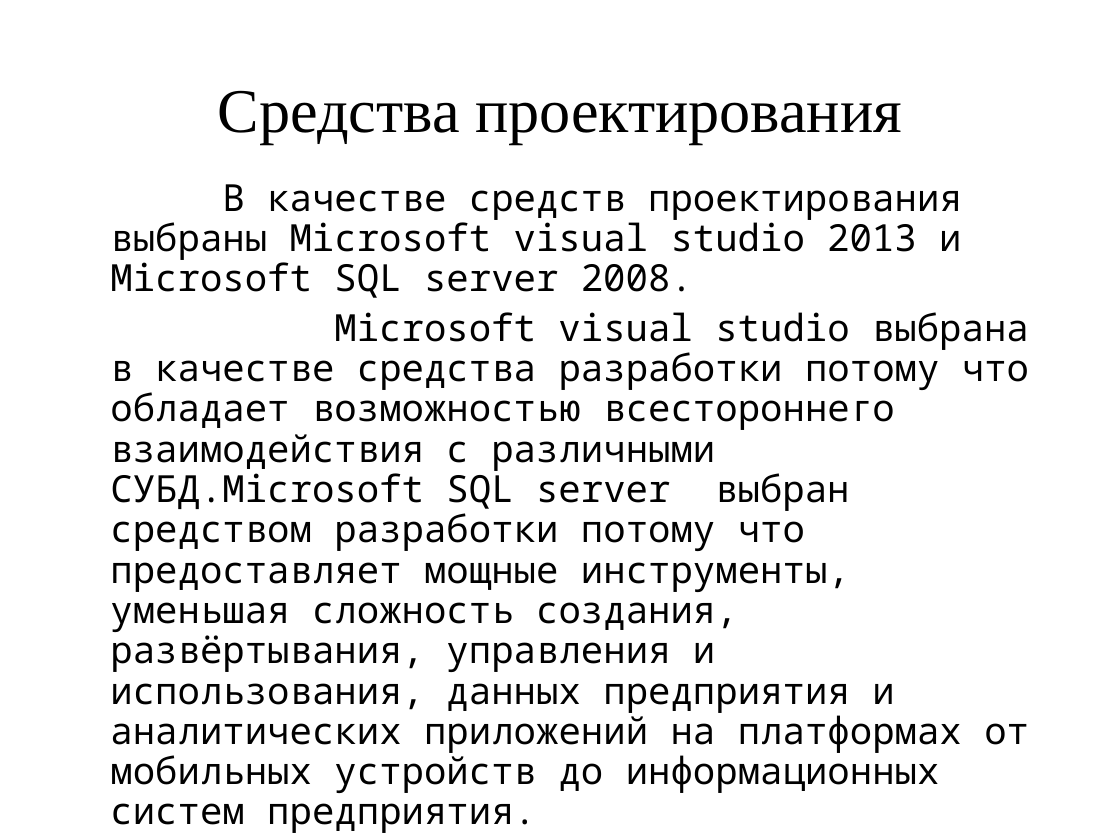
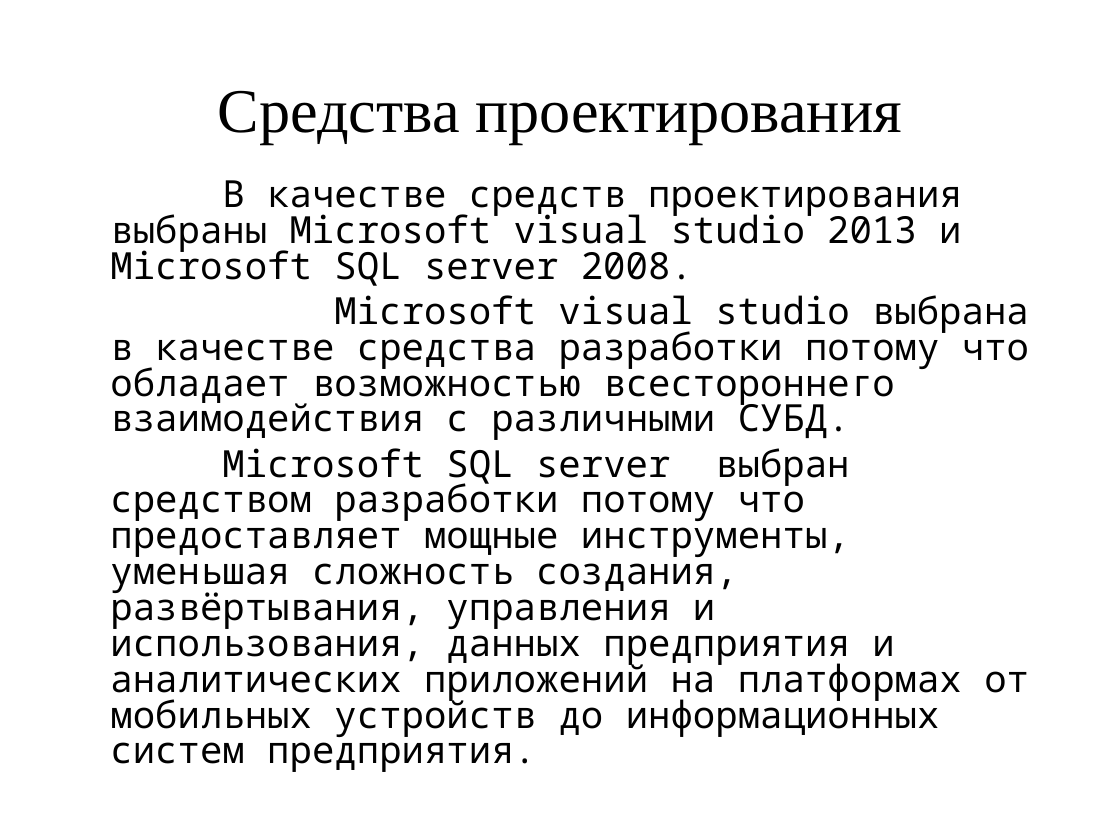
Before and after one commit to alexanderK1993/Diplom, a slide deck: slide 6 of Презентация Microsoft PowerPoint.ppt. Drawn at 1120x840 pixels with LibreOffice and Linux fonts; fonts in the diff are those of the drawing. Boxes give left, top, right and bottom in pixels: in the first picture for what was removed or moved away, otherwise in the second. Text is boxed around its words. In the diff, an @@ line names an element or a change of style, - is before the commit and + after.

```diff
--- a/Презентация Microsoft PowerPoint.ppt
+++ b/Презентация Microsoft PowerPoint.ppt
@@ text at <box>110,180,962,286</box>: line spacing 0.9 to 0.8 @@
@@ text at <box>110,295,1029,772</box>: text changed @@
-Microsoft visual studio выбрана в качестве средства разработки потому что обладает возможностью всестороннего взаимодействия с различными СУБД.Microsoft SQL server выбран средством разработки потому что предоставляет мощные инструменты, уменьшая сложность создания, развёртывания, управления и использования, данных предприятия и аналитических приложений на платформах от мобильных устройств до информационных систем предприятия.
+Microsoft visual studio выбрана в качестве средства разработки потому что обладает возможностью всестороннего взаимодействия с различными СУБД.
+Microsoft SQL server выбран средством разработки потому что предоставляет мощные инструменты, уменьшая сложность создания, развёртывания, управления и использования, данных предприятия и аналитических приложений на платформах от мобильных устройств до информационных систем предприятия.
```
Also in this commit, not shown: 1 slide added, 19 other files.
